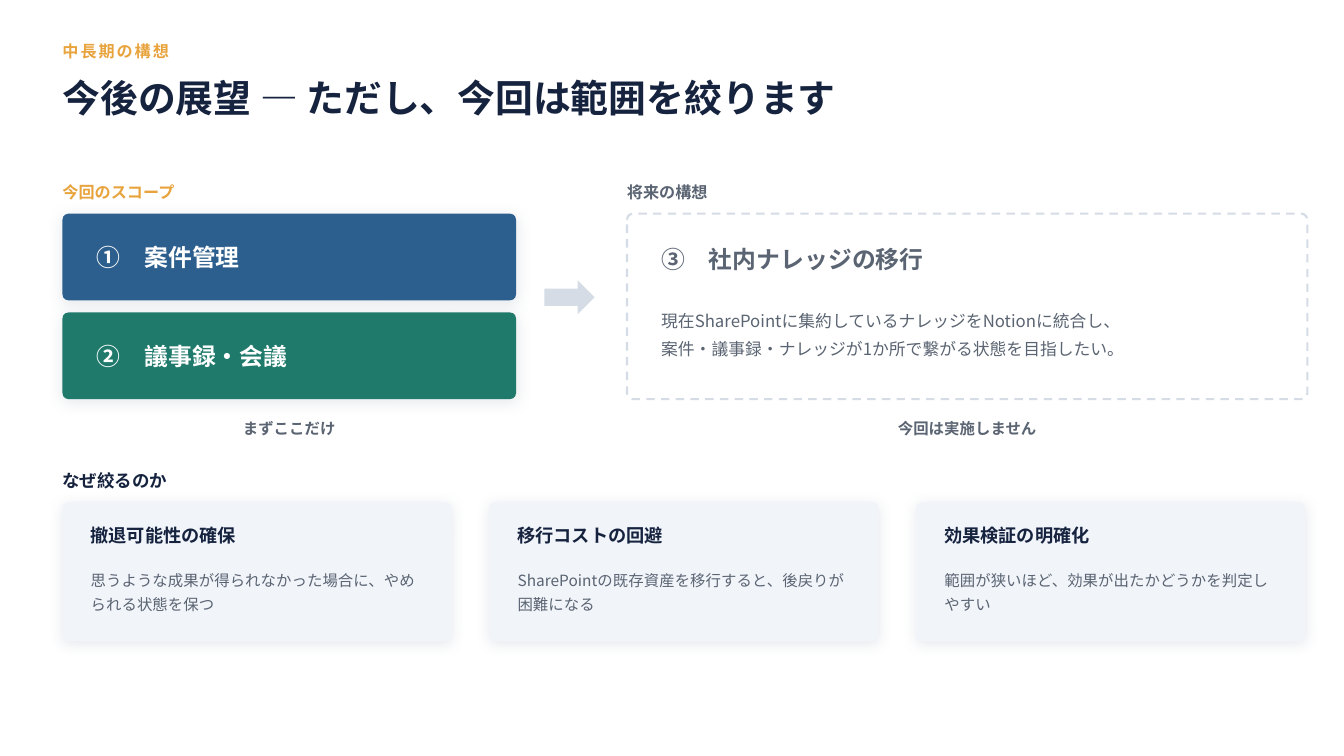
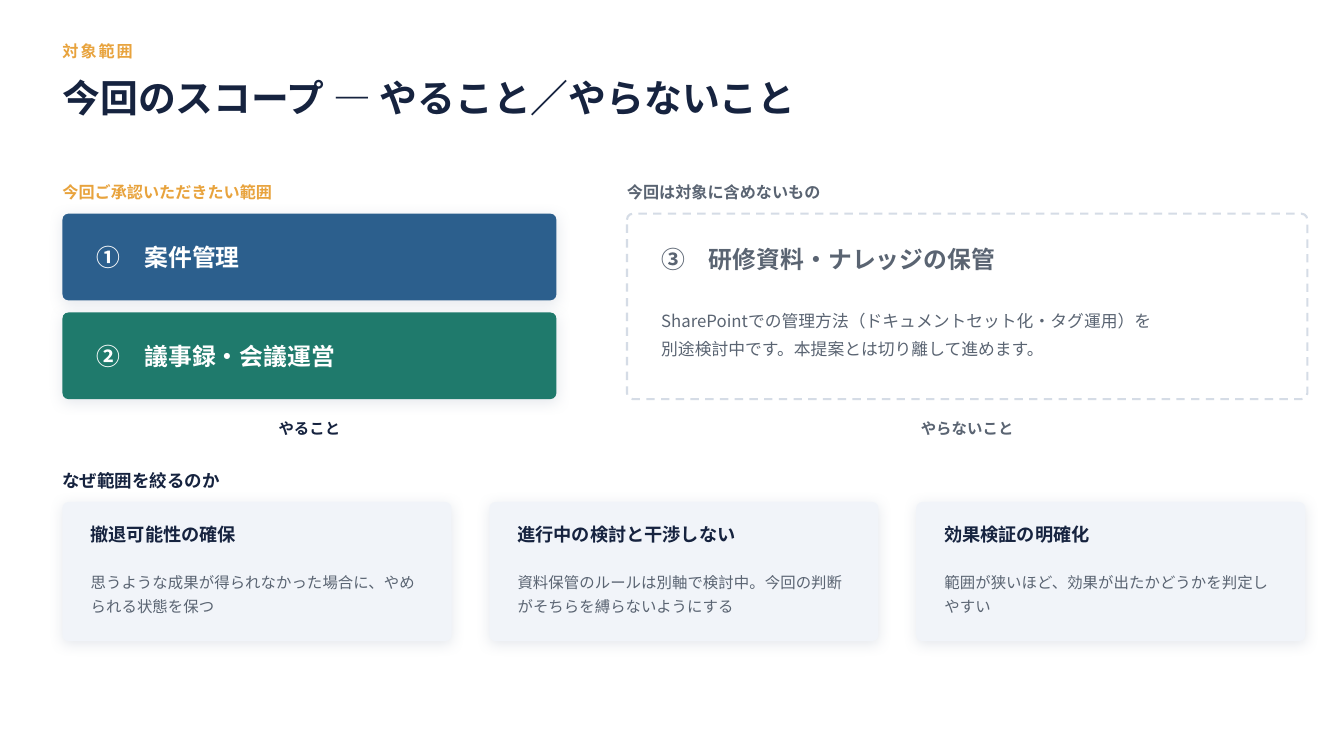
Before and after one commit to nii-d/claude-test, a slide deck: slide 25 of slides/notion-proposal.pptx. Drawn at 1344x756 pixels with LibreOffice and Linux fonts; fonts in the diff are those of the drawing. Boxes give left, top, right and bottom in pixels: in the first picture for what was removed or moved away, otherwise in the second. Text is boxed around its words. In the diff, an @@ line names an element or a change of style, - is before the commit and + after.

```diff
--- a/slides/notion-proposal.pptx
+++ b/slides/notion-proposal.pptx
@@ text at [62,43,133,59]: text changed @@
-中長期の構想
+対象範囲
@@ text at [62,79,796,116]: text changed @@
-今後の展望 ― ただし、今回は範囲を絞ります
+今回のスコープ ― やること／やらないこと
@@ text at [62,184,272,200]: text changed @@
-今回のスコープ
+今回ご承認いただきたい範囲
@@ text removed at [627,184,708,200] @@
-将来の構想
@@ text added at [627,184,820,200], 11.5 pt, text #5A6472, bold @@
+今回は対象に含めないもの
@@ rounded rectangle: place and size @@
-rounded rectangle at [63,214,516,300]
+rounded rectangle at [63,214,557,300]
@@ text at [661,247,995,270]: text changed @@
-③ 社内ナレッジの移行
+③ 研修資料・ナレッジの保管
@@ right arrow removed at [544,280,595,315] @@
@@ rounded rectangle: place and size @@
-rounded rectangle at [63,313,516,399]
+rounded rectangle at [63,313,557,399]
@@ text at [661,313,1151,357]: text changed @@
-現在SharePointに集約しているナレッジをNotionに統合し、
-案件・議事録・ナレッジが1か所で繋がる状態を目指したい。
+SharePointでの管理方法（ドキュメントセット化・タグ運用）を
+別途検討中です。本提案とは切り離して進めます。
@@ text at [97,344,335,367]: text changed @@
-② 議事録・会議
+② 議事録・会議運営
@@ text at [279,421,341,435]: text changed; text colour #5A6472 to #16233F @@
-まずここだけ
+やること
@@ text at [921,421,1014,435]: text changed @@
-今回は実施しません
+やらないこと
@@ text at [62,472,219,489]: text changed @@
-なぜ絞るのか
+なぜ範囲を絞るのか
@@ text at [518,525,736,543]: text changed @@
-移行コストの回避
+進行中の検討と干渉しない
@@ text at [518,575,843,613]: text changed @@
-SharePointの既存資産を移行すると、後戻りが困難になる
+資料保管のルールは別軸で検討中。今回の判断がそちらを縛らないようにする
```
Also in this commit, not shown: 8 other slides changed, 3 other files.
